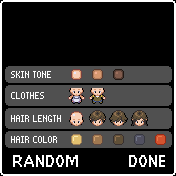
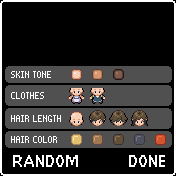
Layers edited between the first and the second 176×176 image:
painted on "Vest" over <box>92,95,103,103</box>
